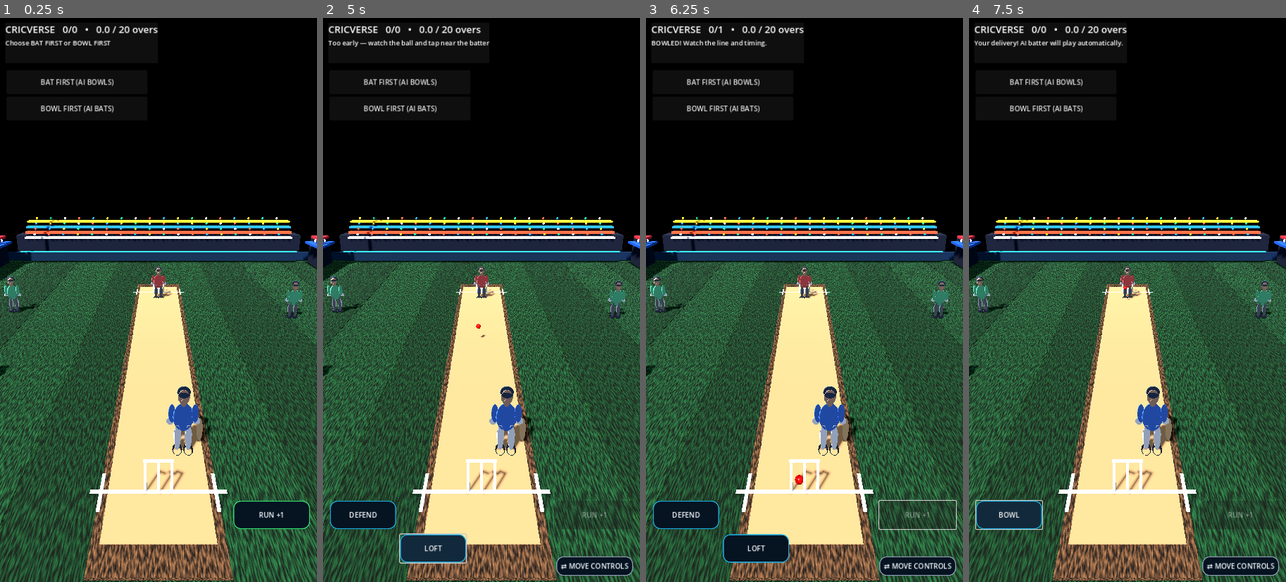
Above: before the commit, frames 1-4 (left to right).
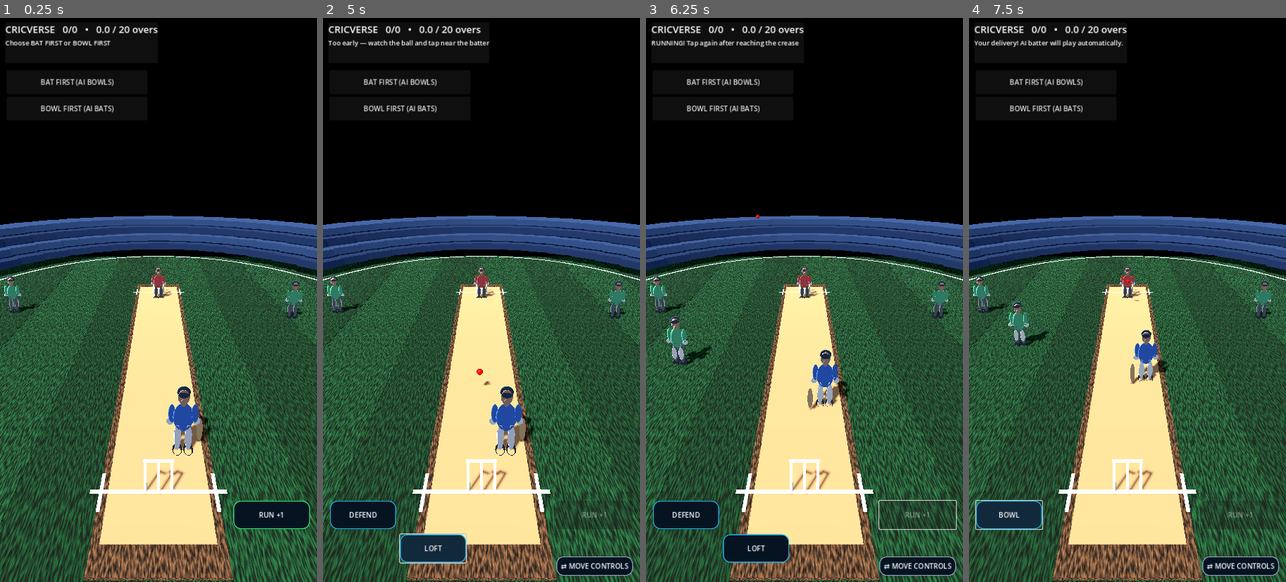
Above: after the commit, the same moments.

Repository: rakibbristy/boundary-cricket
Game: Godot game, scene res://main.tscn
The game is run twice, just before and just after one commit, with the same random seed, the same clock (stepped at 60 frames per second) and the same inputs.
Inputs (mouse positions are in pixels of both pictures, inside the frame that each line leads up to):
- Up to frame 1 (0.25 s): no input
- Up to frame 2 (5 s): click "BAT FIRST (AI BOWLS)" at 0.5 s; click "BOWL FIRST (AI BATS)" at 1.25 s; click "BOWL" at 2 s; click "BAT FIRST (AI BOWLS)" at 2.75 s; click "DEFEND" at 3.5 s; click "DRIVE" at 4.25 s
- Up to frame 3 (6.25 s): click "LOFT" at 5 s; click (918, 514) at 5.75 s, where only the run after the commit has a clickable "RUN +1"
- Up to frame 4 (7.5 s): click "BOWL FIRST (AI BATS)" at 6.5 s; click "BOWL" at 7.25 s

The runs differ from the first frame. In frame 1, 7.8% of the frame differs, in the area x 0-100%, y 35-90%; in frame 2, 7.9%; in frame 3, 10%, in the area x 0-100%, y 1-90%; in frame 4, 9.6%.

Commit message:
Fix oval stadium, controlled fielding and cricket bowling bounce

Diff:
--- a/cricverse/main.gd
+++ b/cricverse/main.gd
@@ -31,6 +31,10 @@
 var completed_runs_this_ball := 0
 var shot_boundary_done := false
 var fielder_nodes: Array[Node3D] = []
+var active_fielder: Node3D = null
+var fielder_chasing := false
+var delivery_full_toss := false
+var delivery_bounced := false
 var run_start_z := 7.2
 var run_target_z := -7.2
 const RUN_DURATION := 2.6
@@ -61,7 +65,17 @@
 	sun.directional_shadow_max_distance = 48.0
 	add_child(sun)
 
-	var ground := _make_box("Ground", Vector3(0, -0.35, 0), Vector3(32, 0.5, 44), Color(0.10, 0.34, 0.16))
+	var ground_mesh := CylinderMesh.new()
+	ground_mesh.top_radius = 1.0
+	ground_mesh.bottom_radius = 1.0
+	ground_mesh.height = 0.5
+	ground_mesh.radial_segments = 96
+	var ground := MeshInstance3D.new()
+	ground.name = "Oval_Ground"
+	ground.mesh = ground_mesh
+	ground.scale = Vector3(16.0, 1.0, 22.0)
+	ground.position = Vector3(0, -0.35, 0)
+	add_child(ground)
 	ground.material_override = _surface_material(Color(0.13, 0.34, 0.12), 0.18, 18.0)
 	ground.cast_shadow = GeometryInstance3D.SHADOW_CASTING_SETTING_OFF
 	# Alternating mowing bands give the outfield depth without heavy textures.
@@ -79,8 +93,7 @@
 		for x in [-0.35, 0, 0.35]:
 			_make_box("Stump", Vector3(x, 0.55, z), Vector3(0.075, 1.05, 0.075), Color(0.94, 0.87, 0.69))
 		_make_box("Bail", Vector3(0, 1.10, z), Vector3(0.82, 0.055, 0.075), Color(0.98, 0.91, 0.73))
-	_make_box("Boundary North", Vector3(0, 0.05, -20), Vector3(32, 0.1, 0.18), Color.WHITE)
-	_make_box("Boundary South", Vector3(0, 0.05, 20), Vector3(32, 0.1, 0.18), Color.WHITE)
+	_add_oval_boundary()
 	_build_stadium()
 	make_batter()
 	make_bowler()
@@ -92,22 +105,23 @@
 
 
 func _build_stadium() -> void:
-	# Original compact stadium environment: tiered stands, crowd silhouettes and floodlights.
-	for side_value in [-1.0, 1.0]:
-		var side: float = float(side_value)
-		for tier in range(4):
-			var x: float = side * (18.0 + float(tier) * 0.72)
-			var y: float = 0.75 + float(tier) * 0.72
-			var stand_color := Color(0.10, 0.16, 0.27) if tier % 2 == 0 else Color(0.15, 0.22, 0.34)
-			_make_box("Grandstand_Tier", Vector3(x, y, 0), Vector3(1.35, 0.62, 39.0), stand_color)
-			_make_box("Stand_Front_Rail", Vector3(side * (17.25 + tier * 0.72), y + 0.38, 0), Vector3(0.08, 0.12, 39.0), Color(0.72, 0.78, 0.86))
-		_make_box("Stand_Roof", Vector3(side * 20.6, 4.1, 0), Vector3(0.28, 0.22, 40.0), Color(0.07, 0.10, 0.16))
-	# Floodlight masts with bright lamps at all four corners.
+	# Curved oval seating bowl made from individually angled stand sections.
+	for tier in range(4):
+		var rx: float = 18.2 + float(tier) * 1.15
+		var rz: float = 24.0 + float(tier) * 1.15
+		var y: float = 0.8 + float(tier) * 0.72
+		var tier_color: Color = Color(0.07, 0.13, 0.24) if tier % 2 == 0 else Color(0.12, 0.19, 0.31)
+		for segment in range(48):
+			var angle: float = TAU * float(segment) / 48.0
+			var pos := Vector3(cos(angle) * rx, y, sin(angle) * rz)
+			var stand := _make_box("Curved_Grandstand", pos, Vector3(3.1, 0.62, 3.4), tier_color)
+			stand.rotation.y = -angle
+	# Four light towers outside the oval.
 	for sx_value in [-1.0, 1.0]:
-		var sx: float = float(sx_value)
 		for sz_value in [-1.0, 1.0]:
+			var sx: float = float(sx_value)
 			var sz: float = float(sz_value)
-			var mast_pos := Vector3(sx * 20.5, 7.0, sz * 17.0)
+			var mast_pos := Vector3(sx * 20.5, 7.0, sz * 25.0)
 			var mast := _make_box("Floodlight_Mast", mast_pos, Vector3(0.22, 14.0, 0.22), Color(0.48, 0.54, 0.62))
 			mast.cast_shadow = GeometryInstance3D.SHADOW_CASTING_SETTING_OFF
 			_make_box("Floodlight_Bank", mast_pos + Vector3(0, 6.9, 0), Vector3(1.8, 0.45, 0.65), Color(0.92, 0.94, 1.0))
@@ -118,11 +132,20 @@
 			lamp.omni_range = 28.0
 			lamp.shadow_enabled = false
 			add_child(lamp)
-	# Advertising boards around the playing area.
-	for z_value in [-18.9, 18.9]:
-		var z: float = float(z_value)
-		_make_box("Sponsor_Board", Vector3(0, 0.48, z), Vector3(27.0, 0.85, 0.18), Color(0.035, 0.12, 0.20))
-		_make_box("Sponsor_Board_Trim", Vector3(0, 0.94, z), Vector3(27.0, 0.06, 0.20), Color(0.12, 0.76, 0.82))
+
+func _add_oval_boundary() -> void:
+	var ring := TorusMesh.new()
+	ring.inner_radius = 0.985
+	ring.outer_radius = 1.0
+	ring.rings = 96
+	ring.ring_segments = 12
+	var line := MeshInstance3D.new()
+	line.name = "Oval_Boundary_Rope"
+	line.mesh = ring
+	line.scale = Vector3(15.7, 0.12, 21.0)
+	line.position.y = 0.07
+	line.material_override = _mat(Color(0.96, 0.96, 0.88))
+	add_child(line)
 
 func _make_box(label: String, pos: Vector3, size: Vector3, color: Color) -> MeshInstance3D:
 	var mesh := BoxMesh.new()
@@ -255,7 +278,6 @@
 		_add_fielder(Vector3(8, 0, -4), Color(0.9, 0.58, 0.08))
 		_add_fielder(Vector3(-10, 0, 7), Color(0.9, 0.58, 0.08))
 		_add_fielder(Vector3(10, 0, 8), Color(0.9, 0.58, 0.08))
-		_add_stadium()
 		return
 	var skin := Color(0.55, 0.32, 0.22)
 	_capsule(bowler, Vector3(0, 1.2, 0), 0.27, 0.9, Color(0.82, 0.12, 0.1))
@@ -270,7 +292,6 @@
 	_add_fielder(Vector3(8, 0, -4), Color(0.9, 0.58, 0.08))
 	_add_fielder(Vector3(-10, 0, 7), Color(0.9, 0.58, 0.08))
 	_add_fielder(Vector3(10, 0, 8), Color(0.9, 0.58, 0.08))
-	_add_stadium()
 
 func _add_fielder(pos: Vector3, shirt: Color) -> void:
 	var fielder := Node3D.new()
@@ -526,11 +547,15 @@
 	glow.light_energy = 0.12
 	glow.omni_range = 0.7
 	ball.add_child(glow)
-	ball.position = Vector3(randf_range(-0.28, 0.28), 1.15, -8.2)
+	delivery_full_toss = randf() < 0.18
+	delivery_bounced = false
+	ball.position = Vector3(randf_range(-0.12, 0.12), 2.0, -8.2)
 	add_child(ball)
-	ball_velocity = Vector3(randf_range(-0.10, 0.10), -0.15, 7.4)
+	ball_velocity = Vector3(randf_range(-0.12, 0.12), 4.8 if delivery_full_toss else -0.8, 12.4)
 	ball_state = "delivery"
 	ball_bounced = false
+	active_fielder = null
+	fielder_chasing = false
 	delivery_timer = 0.0
 	completed_runs_this_ball = 0
 	shot_boundary_done = false
@@ -630,12 +655,14 @@
 				run_button.disabled = false
 			_show_status("SAFE! %d run(s) completed — press RUN again" % completed_runs_this_ball)
 
-	# One controlled pitch bounce, followed by a low skidding delivery.
-	if ball_state == "delivery" and not ball_bounced and ball.position.y <= 0.16 and ball.position.z > -5.2:
+	# Bowling trajectory: most deliveries pitch once, occasional full tosses do not.
+	if ball_state == "delivery" and not delivery_full_toss and not delivery_bounced and ball.position.z >= -1.4 and ball.position.y <= 0.22:
 		ball.position.y = 0.16
-		ball_velocity.y = 3.15
+		ball_velocity.y = 3.35
+		ball_velocity.z *= 0.94
+		delivery_bounced = true
 		ball_bounced = true
-	elif ball_state == "delivery" and ball_bounced and ball.position.y < 0.13:
+	elif ball_state == "delivery" and delivery_bounced and ball.position.y <= 0.13 and ball_velocity.y < 0.0:
 		ball.position.y = 0.13
 		ball_velocity.y = 0.0
 
@@ -664,21 +691,37 @@
 			_show_status("BEATEN! Dot ball.")
 		_update_score()
 
-	# Fielders sprint toward the ball; airborne close contact can produce a catch.
-	if ball_state == "shot" and is_instance_valid(ball):
-		for fielder in fielder_nodes:
-			if not is_instance_valid(fielder):
-				continue
+	# Select one nearest fielder per shot. Others hold their positions to prevent crowding.
+	if ball_state == "shot" and is_instance_valid(ball) and not shot_boundary_done:
+		if not fielder_chasing and fielder_nodes.size() > 0:
+			var nearest_distance: float = INF
+			for candidate in fielder_nodes:
+				if not is_instance_valid(candidate):
+					continue
+				var d: float = Vector2(candidate.position.x - ball.position.x, candidate.position.z - ball.position.z).length()
+				if d < nearest_distance:
+					nearest_distance = d
+					active_fielder = candidate
+			fielder_chasing = active_fielder != null
+		if is_instance_valid(active_fielder):
 			var target := Vector3(ball.position.x, 0.0, ball.position.z)
-			var offset := target - fielder.position
-			offset.y = 0.0
-			if offset.length() > 0.55:
-				fielder.position += offset.normalized() * minf(5.0 * delta, offset.length() - 0.45)
-			if ball.position.y > 1.15 and ball.position.y < 3.8 and fielder.position.distance_to(Vector3(ball.position.x, 0.0, ball.position.z)) < 0.8:
+			var to_ball := target - active_fielder.position
+			to_ball.y = 0.0
+			var distance_to_ball: float = to_ball.length()
+			if distance_to_ball > 0.7:
+				var step: float = minf(6.2 * delta, distance_to_ball - 0.62)
+				active_fielder.position += to_ball.normalized() * step
+				active_fielder.rotation.y = atan2(to_ball.x, to_ball.z)
+			elif ball.position.y > 1.1 and ball.position.y < 3.4 and ball_velocity.y < 0.0:
 				wickets += 1
 				_show_status("CAUGHT! Fielder completed the catch")
 				_finish_delivery()
 				return
+			elif ball.position.y <= 0.25:
+				ball.position.x = active_fielder.position.x
+				ball.position.z = active_fielder.position.z
+				ball_velocity = Vector3.ZERO
+				_show_status("FIELDING! Ball stopped by fielder")
 
 	# Hit ball: one ground contact, then controlled roll.
 	if ball_state == "shot":
@@ -688,7 +731,7 @@
 				ball_velocity.y = 0.0
 			ball_velocity.x *= 0.992
 			ball_velocity.z *= 0.992
-		if not shot_boundary_done and (absf(ball.position.x) >= 15.9 or absf(ball.position.z) >= 19.9):
+		if not shot_boundary_done and (pow(ball.position.x / 15.7, 2.0) + pow(ball.position.z / 21.0, 2.0) >= 1.0):
 			shot_boundary_done = true
 			run_in_progress = false
 			# Boundary replaces any runs attempted on the same delivery.
